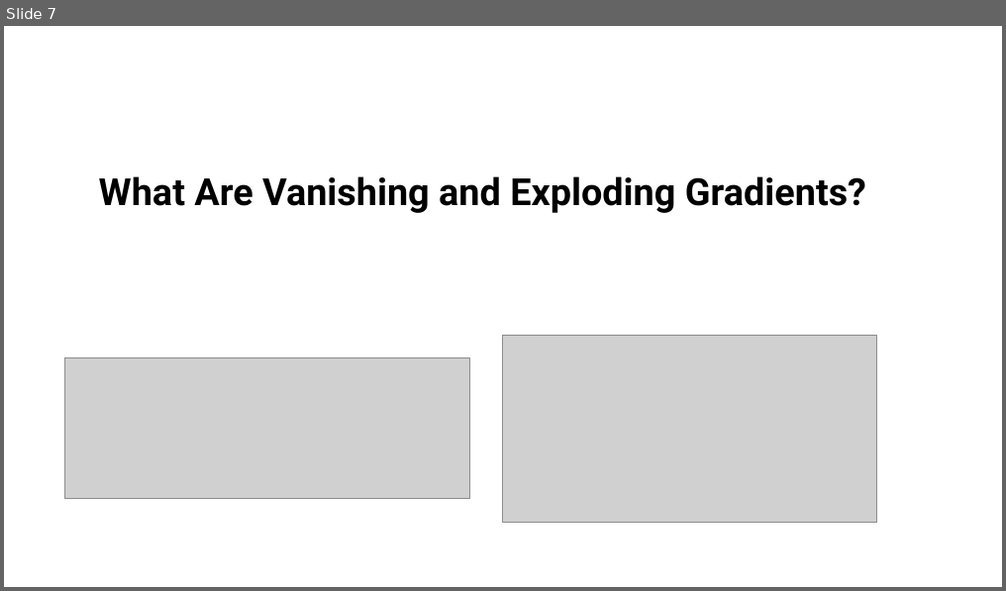
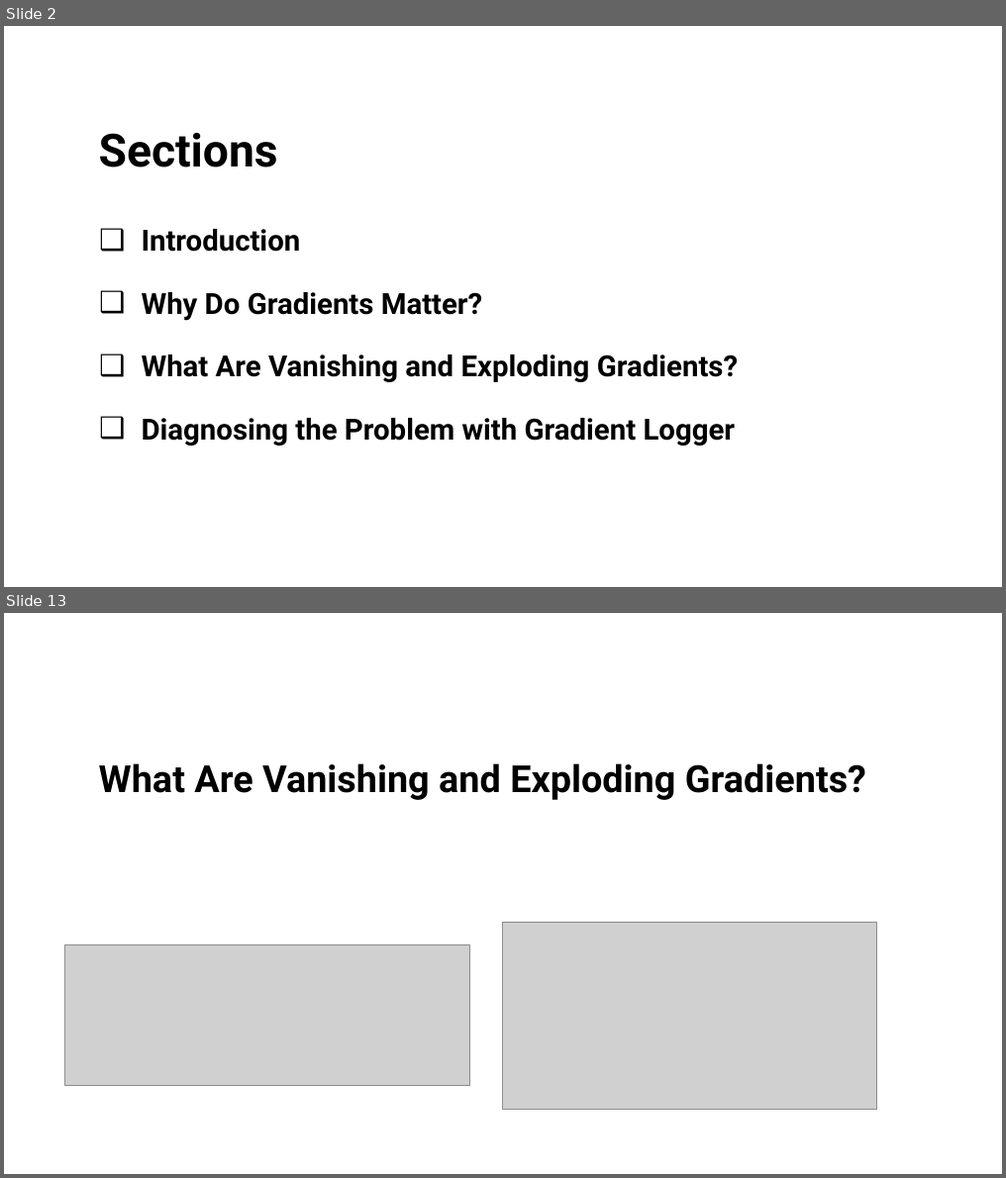
Before and after one commit to nazmul-nil/vanishing_gradients_tutorial_MLNN, a slide deck: tutorial/Vanishing_gradients.pptx. Shown one above the other, each under a label of ours: slide 7 before the commit, slides 2 and 13 after it; the slides between them are not shown. The pictures are 1006x591 and 1006x1178 pixels, drawn with LibreOffice and Linux fonts; fonts in the diff are those of the drawing; grey boxes stand for pictures. Boxes give left, top, right and bottom in pixels: in the first picture for what was removed or moved away, otherwise in the second. Text is boxed around its words. In the diff, an @@ line names an element or a change of style, - is before the commit and + after.

```diff
--- a/tutorial/Vanishing_gradients.pptx
+++ b/tutorial/Vanishing_gradients.pptx
@@ slide 2 added at (4,26,1002,587), background #FFFFFF @@
@@ title added at (99,133,278,168), 44 pt, text #000000, bold @@
+Sections
@@ text added at (142,229,738,446), 28 pt, text #000000, bold @@
+❑ Introduction
+❑ Why Do Gradients Matter?
+❑ What Are Vanishing and Exploding Gradients?
+❑ Diagnosing the Problem with Gradient Logger
@@ what was slide 7 is now slide 13 @@
```
Also in this commit, not shown: 19 slides changed, 9 other slides added, 3 other files.
